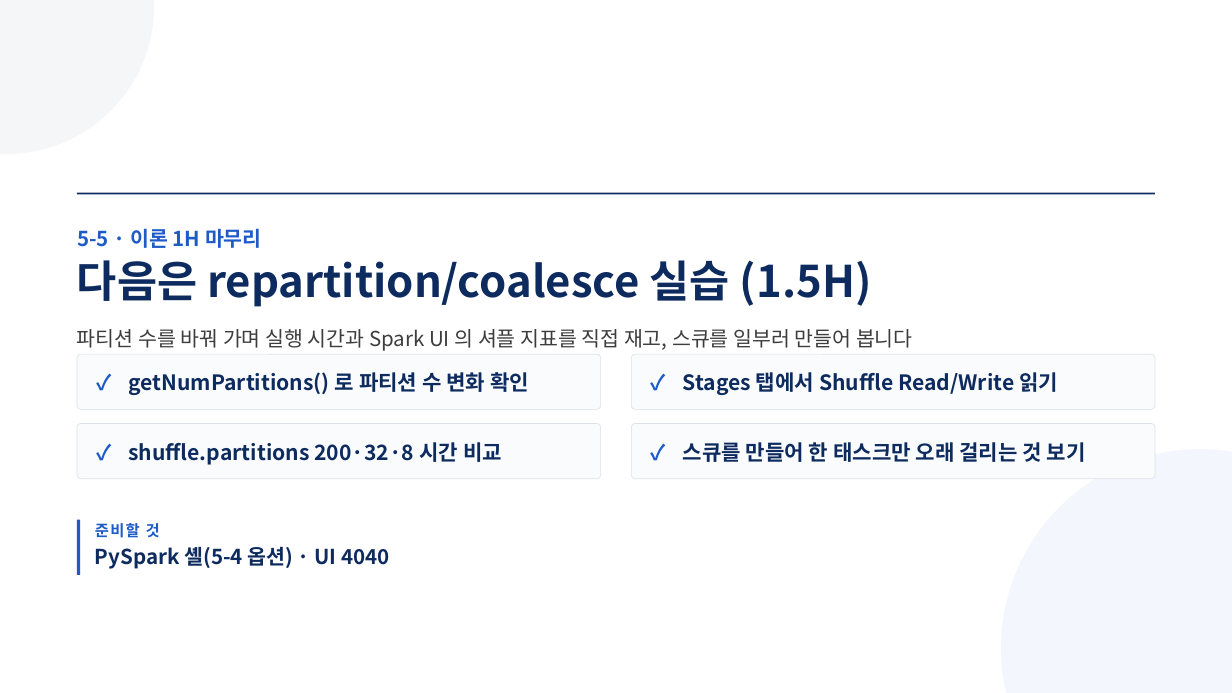
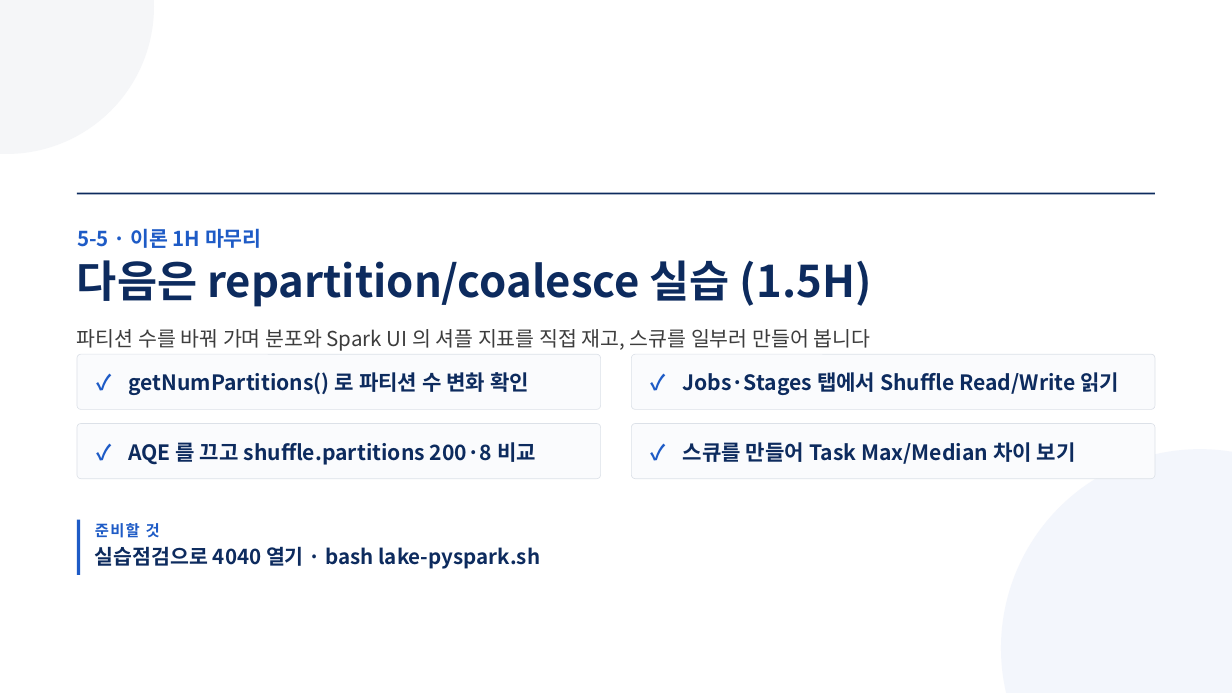
Before and after one commit to aebonlee/materials, a slide deck: slide 11 of data-eng/decks/w5d5s1.pptx. Drawn at 1232x693 pixels with LibreOffice and Linux fonts; fonts in the diff are those of the drawing. Boxes give left, top, right and bottom in pixels: in the first picture for what was removed or moved away, otherwise in the second. Text is boxed around its words. In the diff, an @@ line names an element or a change of style, - is before the commit and + after.

```diff
--- a/data-eng/decks/w5d5s1.pptx
+++ b/data-eng/decks/w5d5s1.pptx
@@ text at [77, 329, 871, 351]: text changed @@
-파티션 수를 바꿔 가며 실행 시간과 Spark UI 의 셔플 지표를 직접 재고, 스큐를 일부러 만들어 봅니다
+파티션 수를 바꿔 가며 분포와 Spark UI 의 셔플 지표를 직접 재고, 스큐를 일부러 만들어 봅니다
@@ text at [683, 372, 1119, 395]: text changed @@
-Stages 탭에서 Shuffle Read/Write 읽기
+Jobs·Stages 탭에서 Shuffle Read/Write 읽기
@@ text at [128, 442, 536, 465]: text changed @@
-shuffle.partitions 200·32·8 시간 비교
+AQE 를 끄고 shuffle.partitions 200·8 비교
@@ text at [683, 442, 1076, 464]: text changed @@
-스큐를 만들어 한 태스크만 오래 걸리는 것 보기
+스큐를 만들어 Task Max/Median 차이 보기
@@ text at [95, 546, 540, 569]: text changed @@
-PySpark 셸(5-4 옵션) · UI 4040
+실습점검으로 4040 열기 · bash lake-pyspark.sh
```
Also in this commit, not shown: 3 other slides changed, 11 other files.
